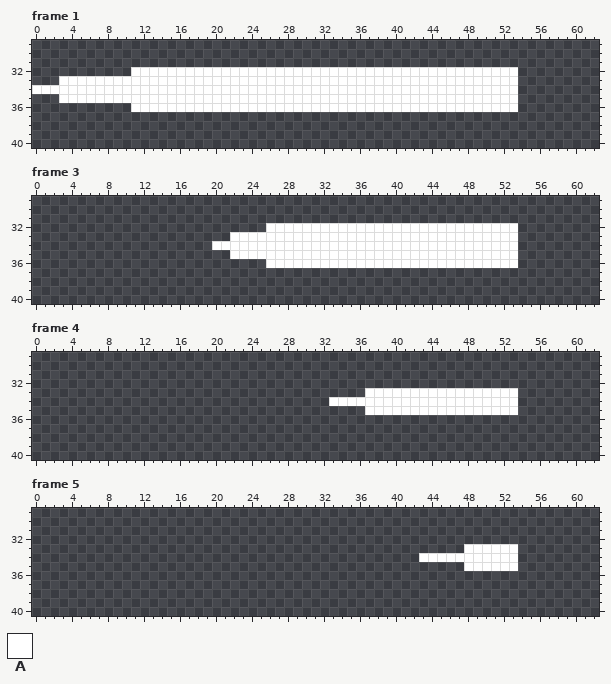
Pixel-art file: Aseprite/Needle_AttackVfx.aseprite. That is the earlier state.
63x45 pixels, 5 frames. Shown: frame 1: x 0..62, y 29..40; frame 3: x 0..62, y 29..40; frame 4: x 0..62, y 29..40; frame 5: x 0..62, y 29..40. The commit also changed other frames, which this record leaves out.
Palette (. is transparent): A #ffffff
Pixels before, frame 1, first column x 0:
32 ...........AAAAAAAAAAAAAAAAAAAAAAAAAAAAAAAAAAAAAAAAAAA
33 ...AAAAAAAAAAAAAAAAAAAAAAAAAAAAAAAAAAAAAAAAAAAAAAAAAAA
34 AAAAAAAAAAAAAAAAAAAAAAAAAAAAAAAAAAAAAAAAAAAAAAAAAAAAAA
35 ...AAAAAAAAAAAAAAAAAAAAAAAAAAAAAAAAAAAAAAAAAAAAAAAAAAA
36 ...........AAAAAAAAAAAAAAAAAAAAAAAAAAAAAAAAAAAAAAAAAAA
Pixels before, frame 3, first column x 20:
32 ......AAAAAAAAAAAAAAAAAAAAAAAAAAAA
33 ..AAAAAAAAAAAAAAAAAAAAAAAAAAAAAAAA
34 AAAAAAAAAAAAAAAAAAAAAAAAAAAAAAAAAA
35 ..AAAAAAAAAAAAAAAAAAAAAAAAAAAAAAAA
36 ......AAAAAAAAAAAAAAAAAAAAAAAAAAAA
Pixels before, frame 4, first column x 33:
33 ....AAAAAAAAAAAAAAAAA
34 AAAAAAAAAAAAAAAAAAAAA
35 ....AAAAAAAAAAAAAAAAA
Pixels before, frame 5, first column x 43:
33 .....AAAAAA
34 AAAAAAAAAAA
35 .....AAAAAA
New version:
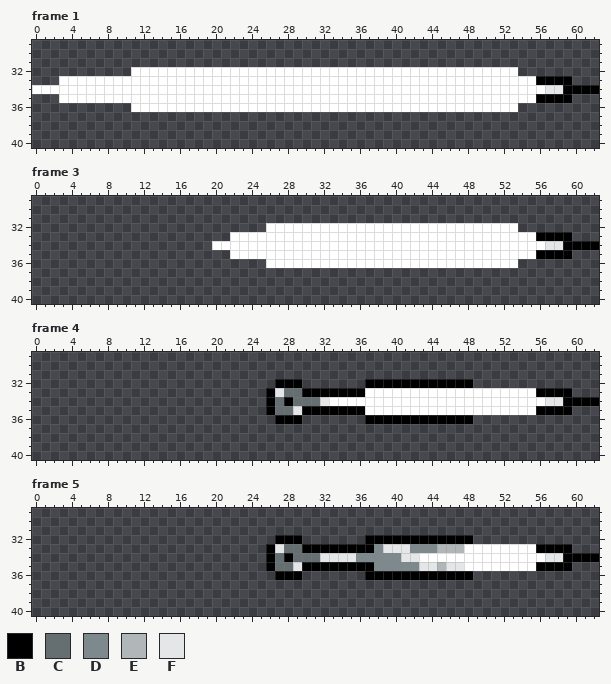
Colours new in this view: B #000000  C #656f72  D #7d898c  E #b1b7b9  F #e4e6e7
The exact change:
layer "Layer 1" now shown
Frame 1, layers "Layer 2", "Layer 1":
y 33: x 54..59 ...... -> AABBBB
y 34: x 54..62 ......... -> AAAFFBBBB
y 35: x 54..59 ...... -> AABBBB
Frame 3, layers "Layer 2", "Layer 1": the same change as frame 1
Frame 4, layers "Layer 2", "Layer 1":
y 32: x 27..29 ... -> BBB; x 37..48 ............ -> BBBBBBBBBBBB
y 33: x 26..36 ........... -> BFCCBBBBBBB; x 54..59 ...... -> AABBBB
y 34: x 26..32 ....... -> BCBCCCF; x 54..62 ......... -> AAAFFBBBB
y 35: x 26..36 ........... -> BCCFBBBBBBB; x 54..59 ...... -> AABBBB
y 36: x 27..29 ... -> BBB; x 37..48 ............ -> BBBBBBBBBBBB
Frame 5, layers "Layer 2", "Layer 1":
y 32: x 27..29 ... -> BBB; x 37..48 ............ -> BBBBBBBBBBBB
y 33: x 26..47 ...................... -> BFCCBBBBBBBBDFFFDDDEEE; x 54..59 ...... -> AABBBB
y 34: x 26..42 ................. -> BCBCCCFFFFDDDDDFF; x 54..62 ......... -> AAAFFBBBB
y 35: x 26..47 ...................... -> BCCFBBBBBBBBDDDDDFFEFF; x 54..59 ...... -> AABBBB
y 36: x 27..29 ... -> BBB; x 37..48 ............ -> BBBBBBBBBBBB
Pixel boxes of the changes (left, top, right, bottom) in both pictures:
added: (518, 76, 599, 103)
added: (518, 232, 599, 259)
added: (266, 379, 473, 424)
added: (518, 388, 599, 415)
added: (266, 535, 473, 580)
added: (518, 544, 599, 571)
